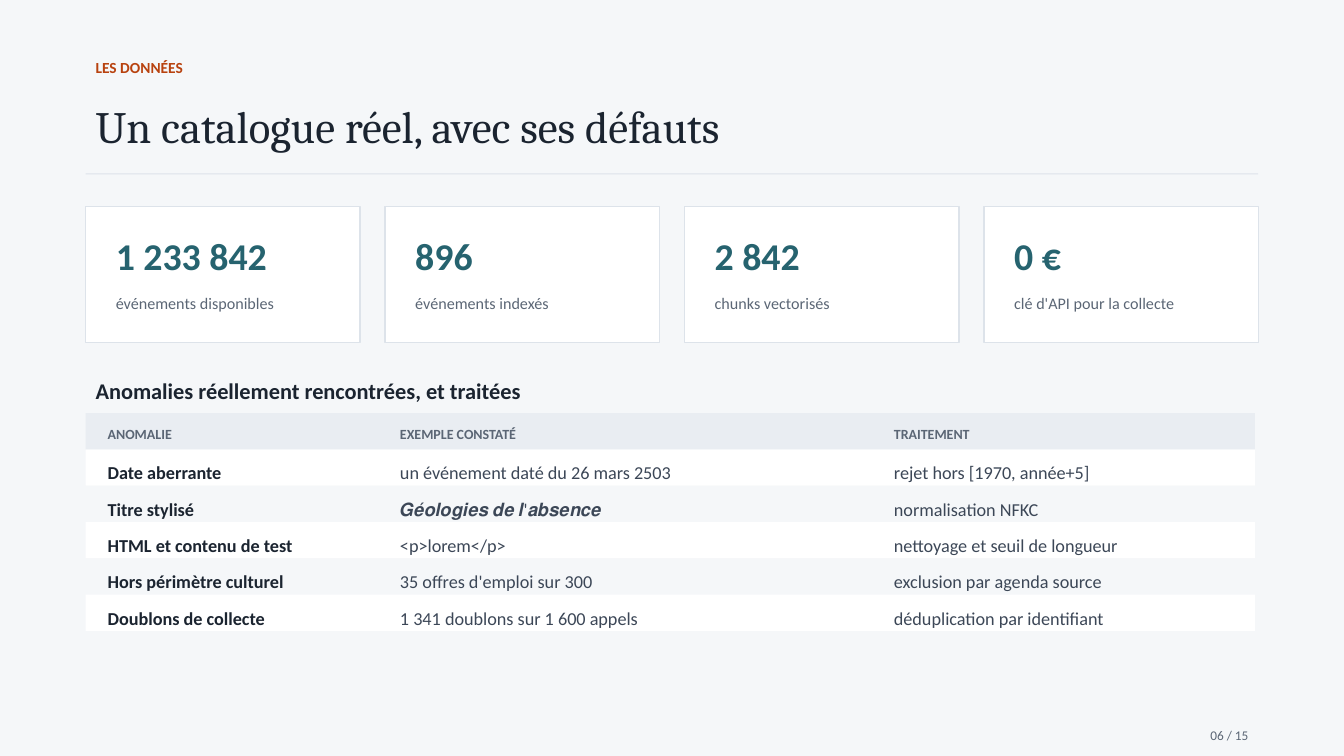
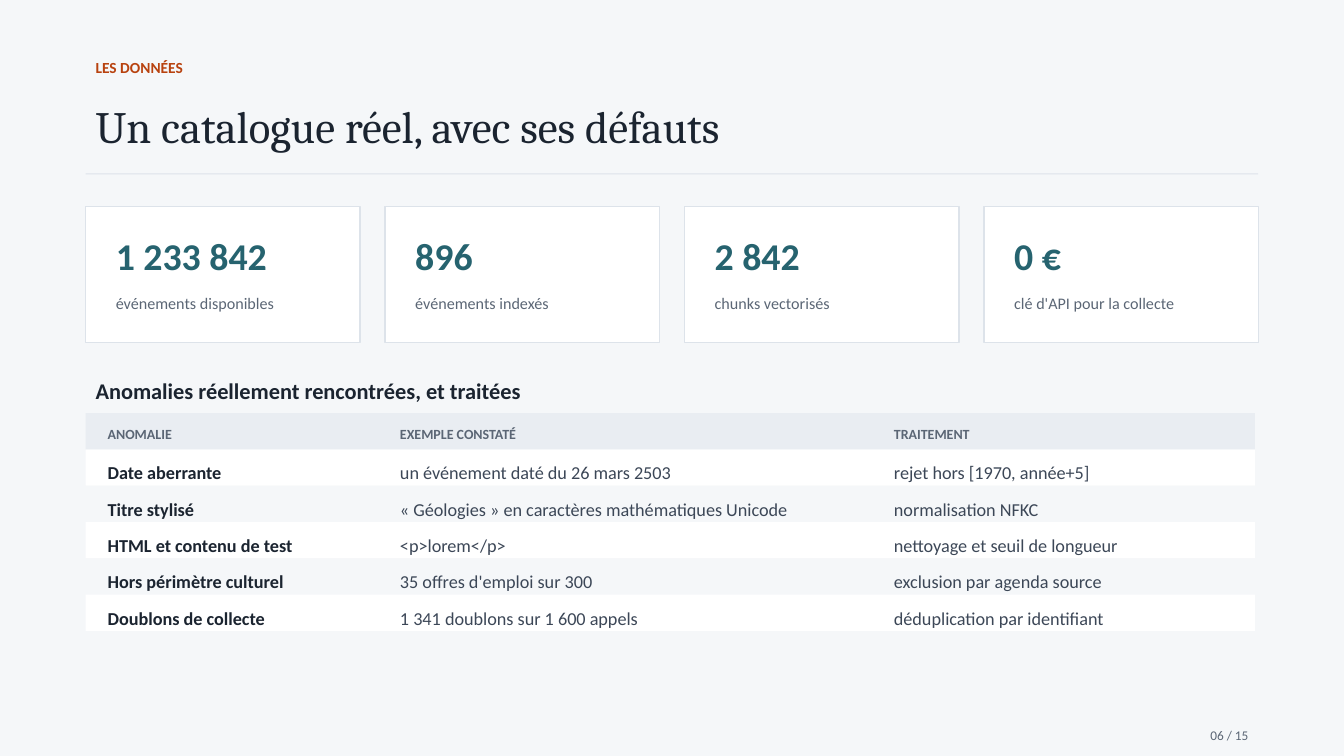
Before and after one commit to traoreteddy/openclassroom-p7, a slide deck: slide 6 of docs/soutenance-puls-events-rag.pptx. Drawn at 1344x756 pixels with LibreOffice and Linux fonts; fonts in the diff are those of the drawing. Boxes give left, top, right and bottom in pixels: in the first picture for what was removed or moved away, otherwise in the second. Text is boxed around its words. In the diff, an @@ line names an element or a change of style, - is before the commit and + after.

```diff
--- a/docs/soutenance-puls-events-rag.pptx
+++ b/docs/soutenance-puls-events-rag.pptx
@@ text at [413, 503, 787, 519]: text changed @@
-𝑮𝒆́𝒐𝒍𝒐𝒈𝒊𝒆𝒔 𝒅𝒆 𝒍'𝒂𝒃𝒔𝒆𝒏𝒄𝒆
+« Géologies » en caractères mathématiques Unicode
```
Also in this commit, not shown: 2 other slides changed, 4 other files.
